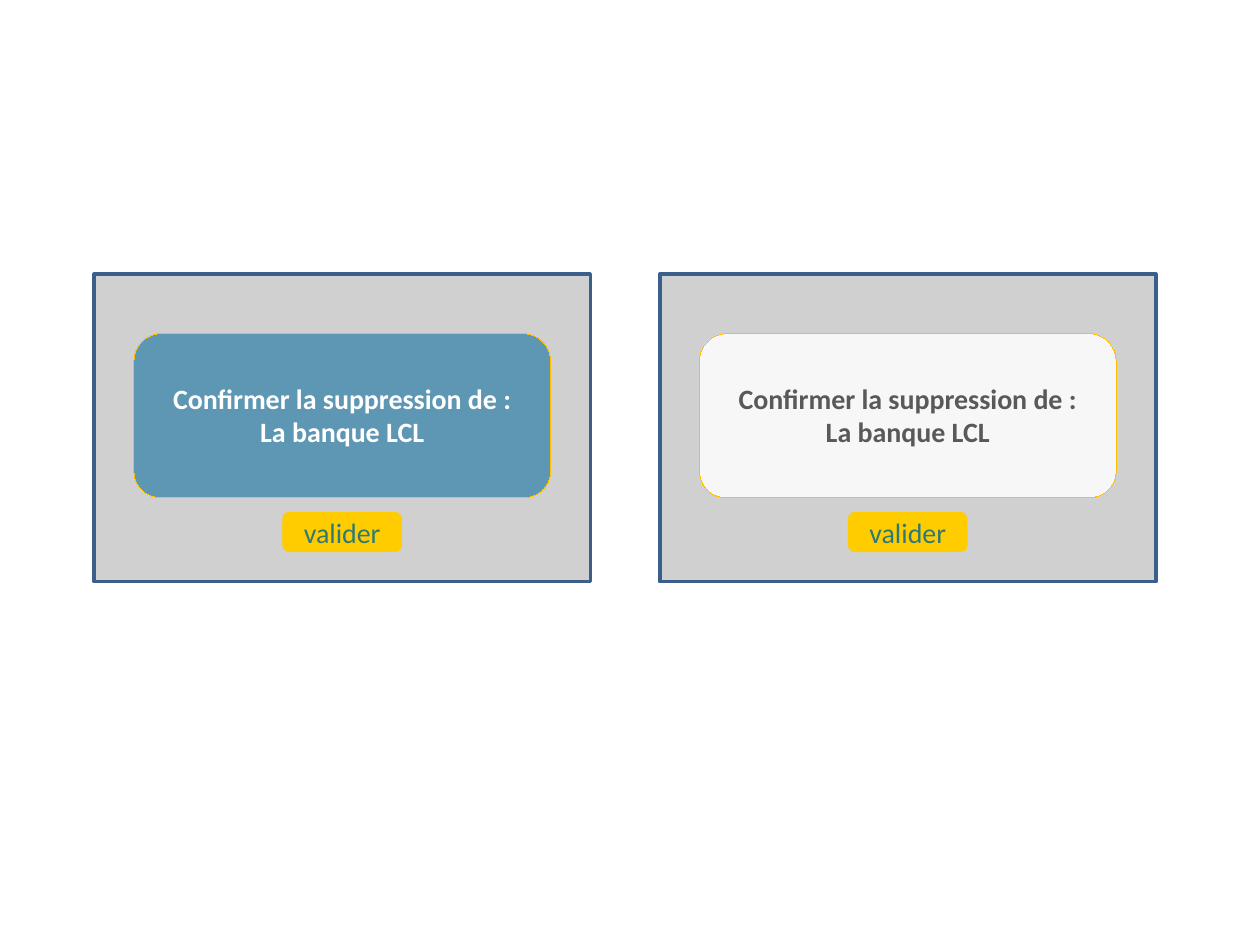
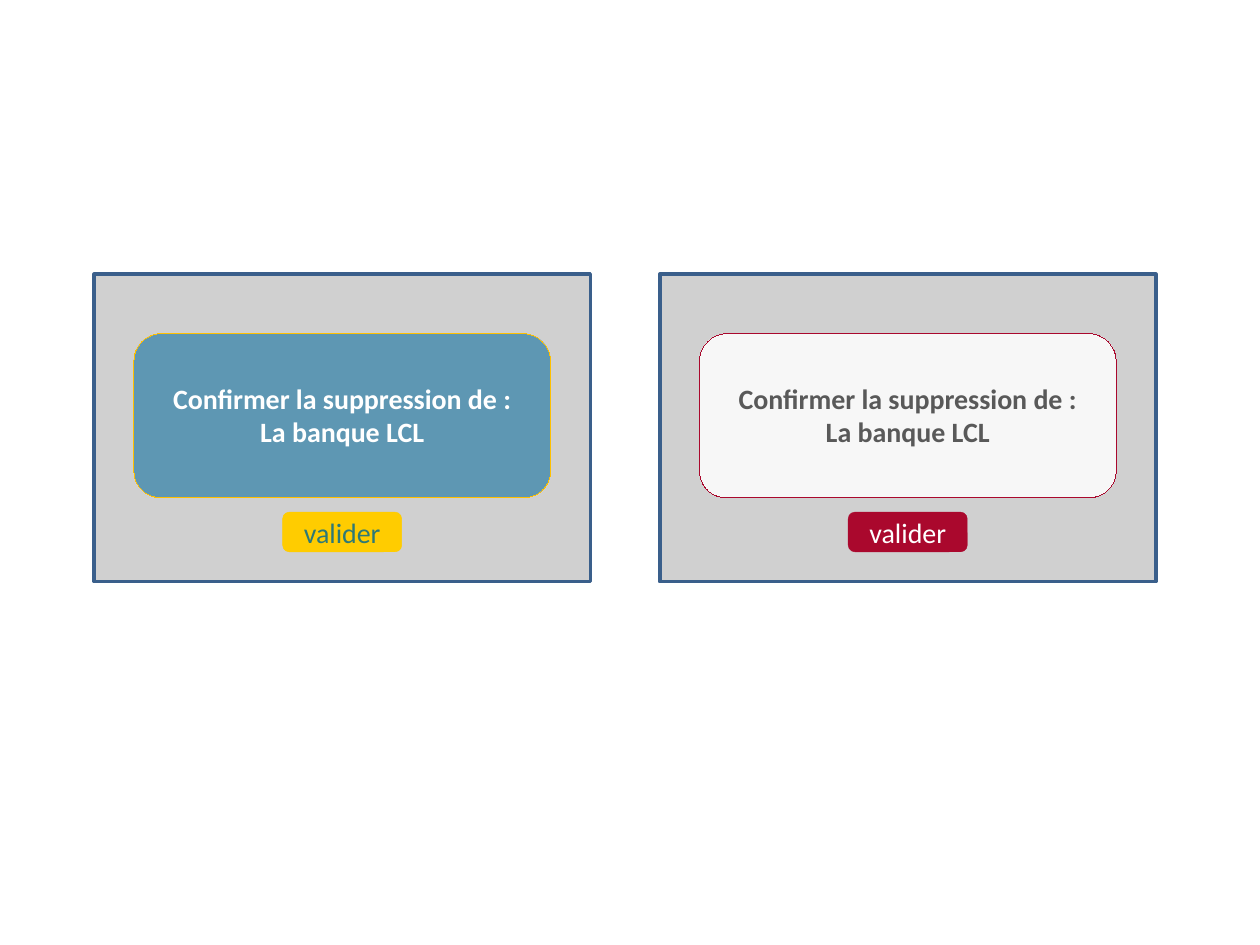
Before and after one commit to Tinkerbell777/gestion_compte, a slide deck: slide 11 of maquette_autre_fond.pptx. Drawn at 1260x945 pixels with LibreOffice and Linux fonts; fonts in the diff are those of the drawing; grey boxes stand for pictures. Boxes give left, top, right and bottom in pixels: in the first picture for what was removed or moved away, otherwise in the second. Text is boxed around its words. In the diff, an @@ line names an element or a change of style, - is before the commit and + after.

```diff
--- a/maquette_autre_fond.pptx
+++ b/maquette_autre_fond.pptx
@@ picture at (660,275,1157,582): rotation 180 to 0 degrees @@
@@ rounded rectangle "Confirmer la suppression de :" at (699,334,1116,498): outline #FFC000 0.75 pt to #AA082D 0.75 pt @@
@@ rounded rectangle "valider" at (848,512,966,551): text colour #2D7977 to #FFFFFF; fill #FFCC00 to #AA082D; outline #FFCC00 0.25 pt to #AA082D 0.25 pt @@
```
Also in this commit, not shown: 10 other slides changed, 5 other files.
